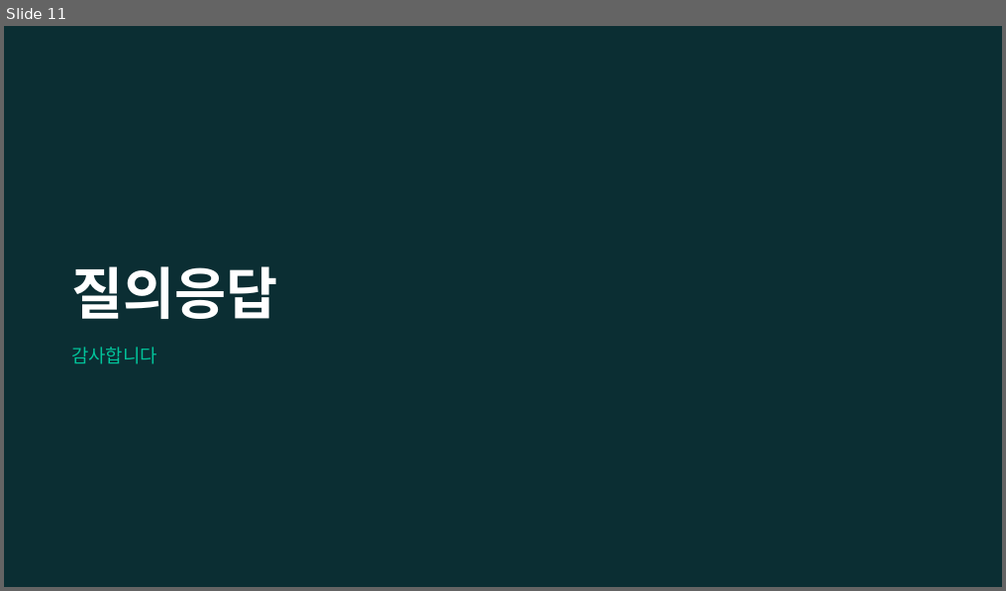
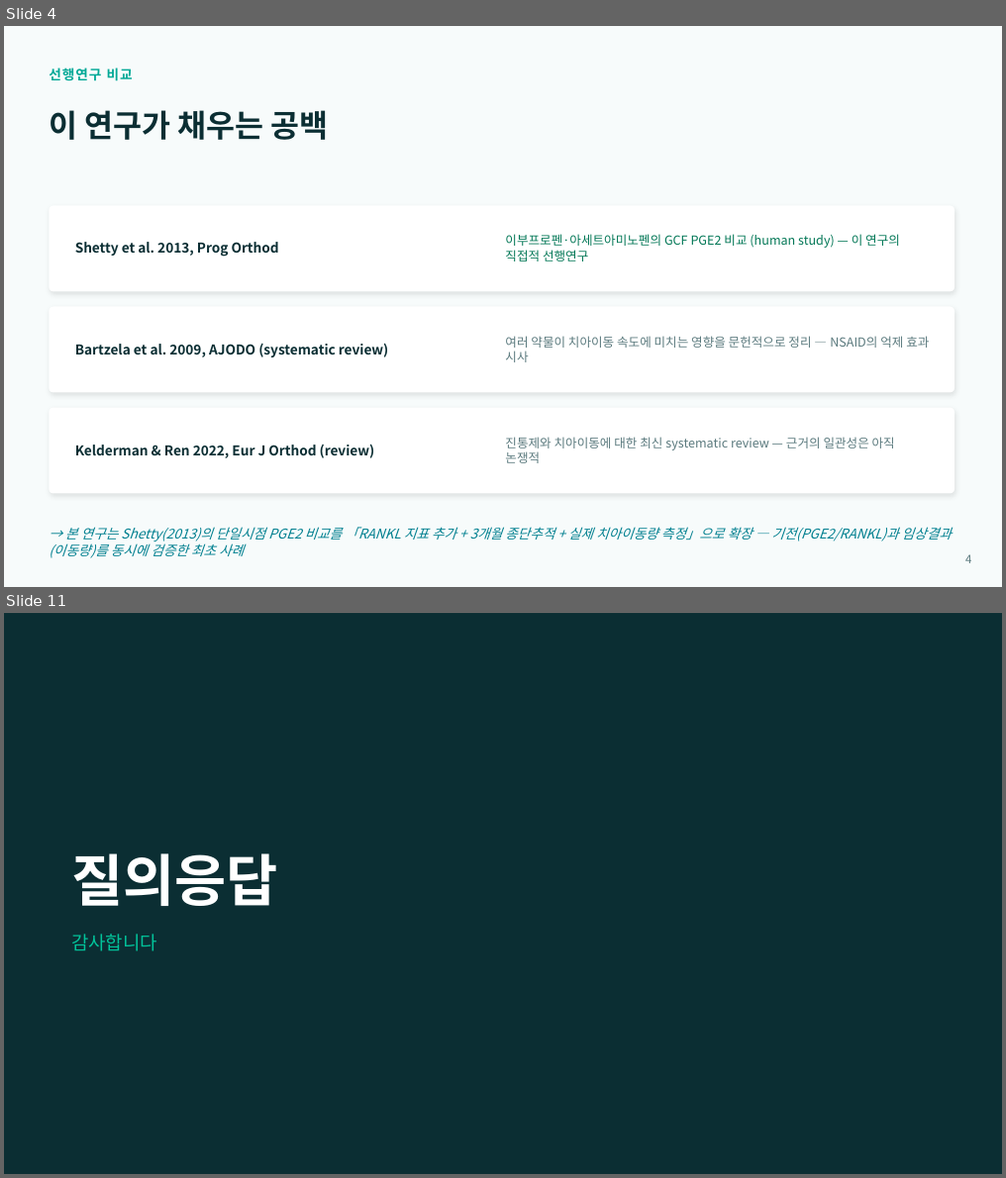
Before and after one commit to yojokem/-, a slide deck: 치과약리학실험2-논문발표/치과약리학실험2_논문발표.pptx. Shown one above the other, each under a label of ours: slide 11 before the commit, slides 4 and 11 after it; the slides between them are not shown. The pictures are 1006x591 and 1006x1178 pixels, drawn with LibreOffice and Linux fonts; fonts in the diff are those of the drawing. Boxes give left, top, right and bottom in pixels: in the first picture for what was removed or moved away, otherwise in the second. Text is boxed around its words. In the diff, an @@ line names an element or a change of style, - is before the commit and + after.

```diff
--- a/치과약리학실험2-논문발표/치과약리학실험2_논문발표.pptx
+++ b/치과약리학실험2-논문발표/치과약리학실험2_논문발표.pptx
@@ slide 4 added at bbox=[4, 26, 1002, 587], background #F7FBFB @@
@@ text added at bbox=[49, 68, 133, 81], 13 pt, text #00A896, bold @@
+선행연구 비교
@@ text added at bbox=[49, 110, 328, 140], 30 pt, text #0B2E33, bold @@
+이 연구가 채우는 공백
@@ rounded rectangle added at bbox=[49, 205, 954, 291], fill #FFFFFF @@
@@ text added at bbox=[75, 242, 279, 257], 13 pt, text #0B2E33, bold @@
+Shetty et al. 2013, Prog Orthod
@@ text added at bbox=[505, 234, 900, 262], 12 pt, text #047857 @@
+이부프로펜·아세트아미노펜의 GCF PGE2 비교 (human study) — 이 연구의 직접적 선행연구
@@ rounded rectangle added at bbox=[49, 307, 954, 393], fill #FFFFFF @@
@@ text added at bbox=[75, 343, 388, 358], 13 pt, text #0B2E33, bold @@
+Bartzela et al. 2009, AJODO (systematic review)
@@ text added at bbox=[505, 336, 929, 363], 12 pt, text #5B7A7E @@
+여러 약물이 치아이동 속도에 미치는 영향을 문헌적으로 정리 — NSAID의 억제 효과 시사
@@ rounded rectangle added at bbox=[49, 408, 954, 494], fill #FFFFFF @@
@@ text added at bbox=[505, 437, 895, 464], 12 pt, text #5B7A7E @@
+진통제와 치아이동에 대한 최신 systematic review — 근거의 일관성은 아직 논쟁적
@@ text added at bbox=[75, 444, 375, 459], 13 pt, text #0B2E33, bold @@
+Kelderman & Ren 2022, Eur J Orthod (review)
@@ text added at bbox=[49, 527, 951, 559], 13 pt, text #028090, italic @@
+→ 본 연구는 Shetty(2013)의 단일시점 PGE2 비교를 「RANKL 지표 추가 + 3개월 종단추적 + 실제 치아이동량 측정」으로 확장 — 기전(PGE2/RANKL)과 임상결과(이동량)를 동시에 검증한 최초 사례
@@ text added at bbox=[965, 555, 971, 564], 11 pt, text #5B7A7E @@
+4
```
Also in this commit, not shown: 6 slides changed, 3 other slides added, 4 slides removed.
